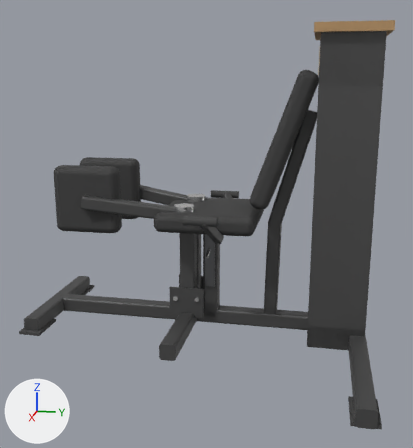
The glTF model catalogs/ludus/models/LD-B014/model.glb as it was, and as the next commit left it.
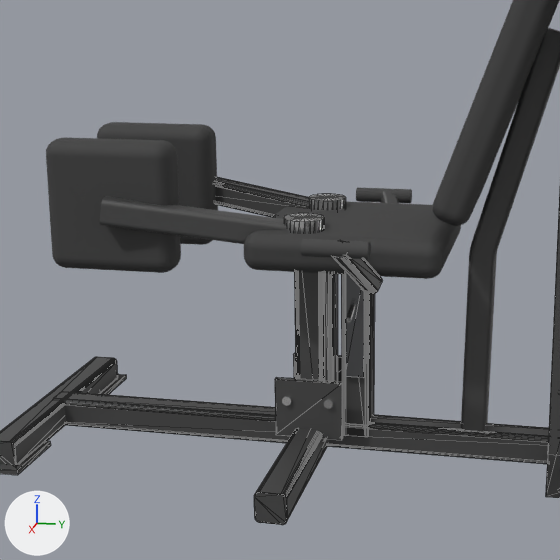
Each version appears first whole from a camera (50 mm lens) standing at (2.523, 0.533, 1.106) and looking at (0.038, 0.036, 0.485), and next in a close-up on the part from 7% to 76% of the width and 21% to 85% of the height. Arrows for +X, +Y and +Z are at lower left; the lights stay in place. The last two pictures show the newer version. The close-ups show mesh edges as thin lines. Where no turn or scale is listed for an object, it has been applied to the vertices.

In view in the first close-up: 'Mesh_0', 'Mesh_0.002', 'arm_left_pad', 'arm_right_bar', 'arm_right_pad', 'backrest_pad', 'backrest_support_tube', 'base_front', 'base_spine', 'gusset', 'seat_adjuster', 'seat_pad' and 17 more.
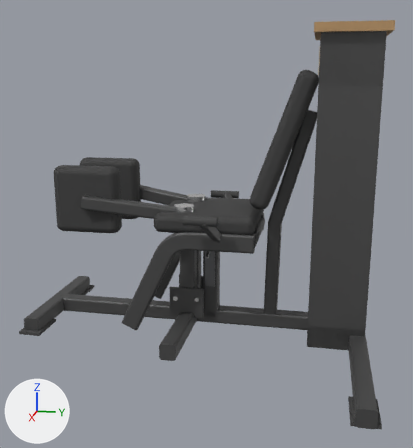
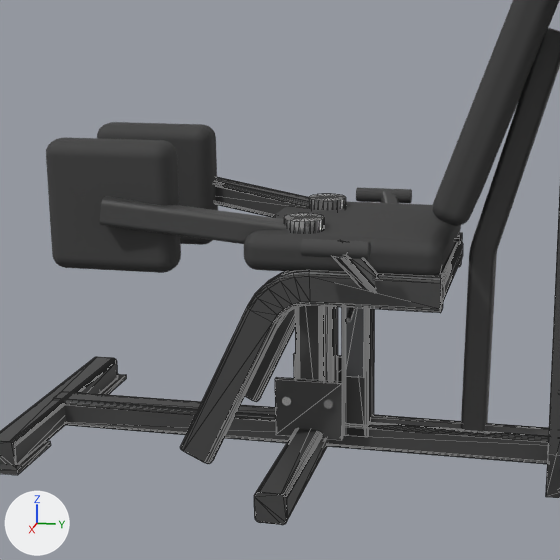
What changed in the scene script:
```text
Add me_mesh_13_1:
    me_mesh_13_1.from_pydata(...)  # 56 vertices, 108 faces; spans x -0.2..0.2, y -0.025..0.025, z -0.025..0.025
    me_mesh_13_1.materials.append(mat_frame)  # dark grey #535353
Add me_mesh_12_1:
    me_mesh_12_1.from_pydata(...)  # 128 vertices, 252 faces; spans x 0.175..0.225, y -0.396..0.2, z 0.018..0.49
    me_mesh_12_1.materials.append(mat_frame)  # dark grey #535353
Add me_mesh_11_1:
    me_mesh_11_1.from_pydata(...)  # 128 vertices, 252 faces; spans x -0.225..-0.175, y -0.396..0.2, z 0.018..0.49
    me_mesh_11_1.materials.append(mat_frame)  # dark grey #535353
Add ob_mesh_13:
    ob_mesh_13 = bpy.data.objects.new('Mesh_13', me_mesh_13_1)
    ob_mesh_13.location = (0.0, 0.253, 0.45)
Add ob_seat_rail_tube_001:
    ob_seat_rail_tube_001 = bpy.data.objects.new('seat_rail_tube.001', me_mesh_12_1)
    ob_seat_rail_tube_001.location = (0.0, 0.073, 0.0)
Add ob_seat_rail_tube:
    ob_seat_rail_tube = bpy.data.objects.new('seat_rail_tube', me_mesh_11_1)
    ob_seat_rail_tube.location = (0.0, 0.073, 0.0)
```

What differs and where, as boxes (x1, y1, x2, y2) in the close-ups (560 x 560 px):
'seat_rail_tube.001', added
    after: (180, 270, 444, 464)
'seat_rail_tube', added (mostly hidden)
    after: (245, 233, 462, 402)
'Mesh_13', added
    after: (440, 241, 463, 302)
